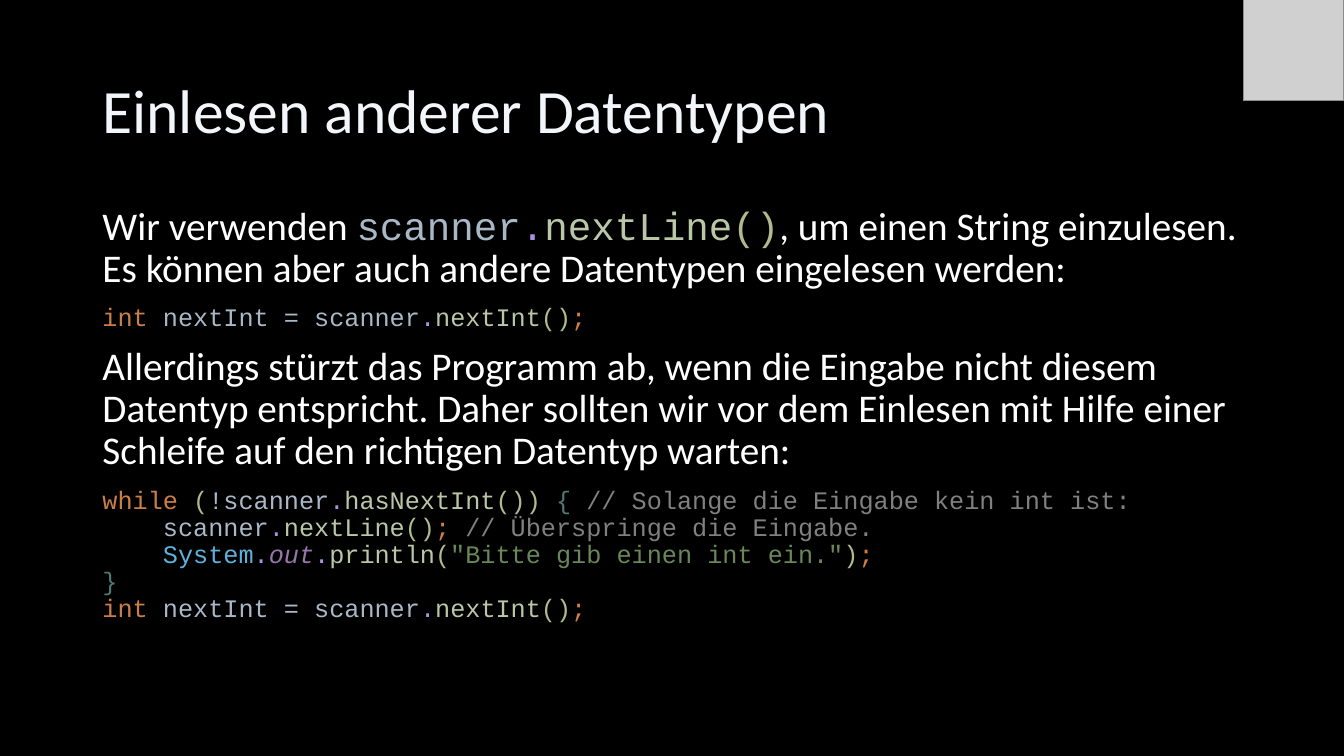
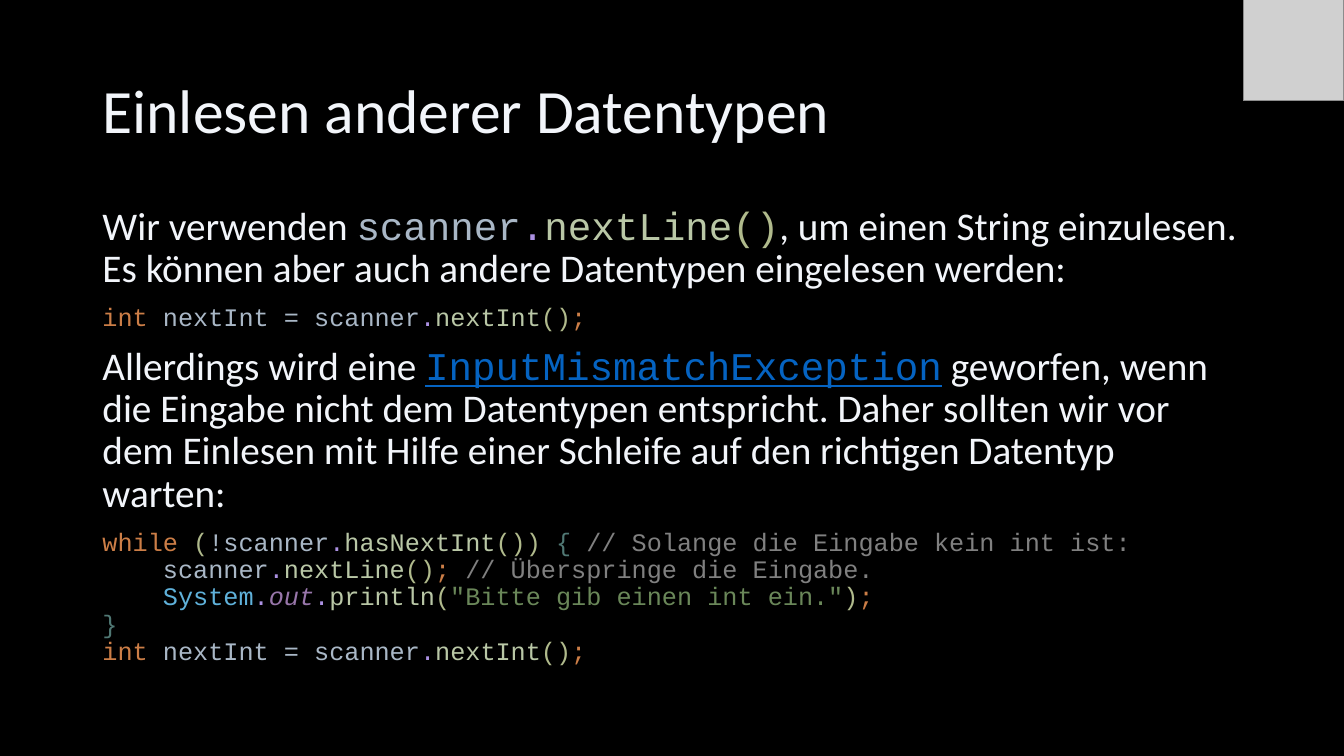
Before and after one commit to Cactusroot/Java, a slide deck: slide 45 of src/Java.pptx (slide 42 before the commit). Drawn at 1344x756 pixels with LibreOffice and Linux fonts; fonts in the diff are those of the drawing; grey boxes stand for pictures. Boxes give left, top, right and bottom in pixels: in the first picture for what was removed or moved away, otherwise in the second. Text is boxed around its words. In the diff, an @@ line names an element or a change of style, - is before the commit and + after.

```diff
--- a/src/Java.pptx
+++ b/src/Java.pptx
@@ text at (102, 351, 1208, 508): text changed; text colour #FFFFFF to #F2F5FA @@
-Allerdings stürzt das Programm ab, wenn die Eingabe nicht diesem Datentyp entspricht. Daher sollten wir vor dem Einlesen mit Hilfe einer Schleife auf den richtigen Datentyp warten:
+Allerdings wird eine InputMismatchException geworfen, wenn die Eingabe nicht dem Datentypen entspricht. Daher sollten wir vor dem Einlesen mit Hilfe einer Schleife auf den richtigen Datentyp warten:
```
Also in this commit, not shown: 58 other slides changed, 9 slides added, 3 slides removed, 8 other files.
